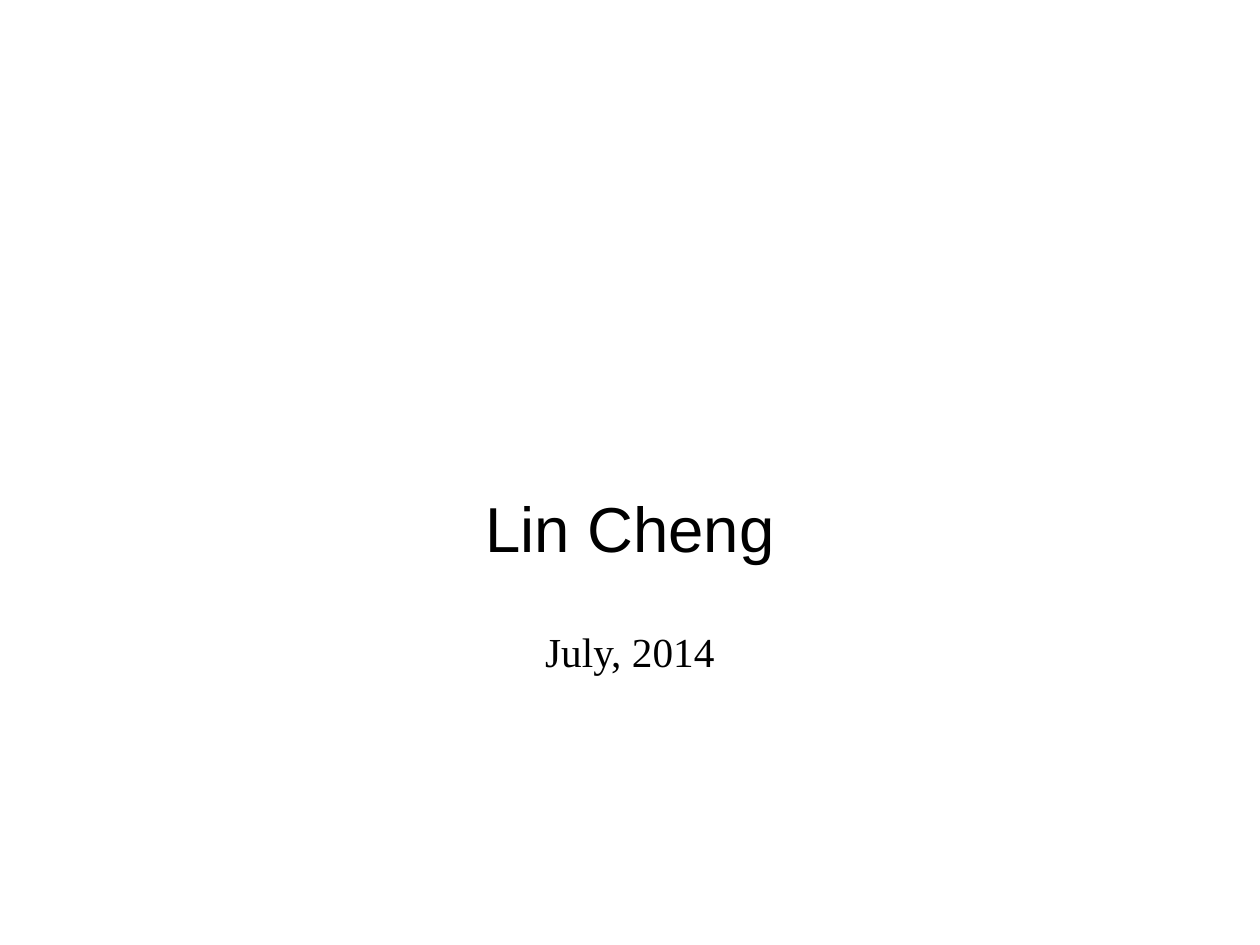
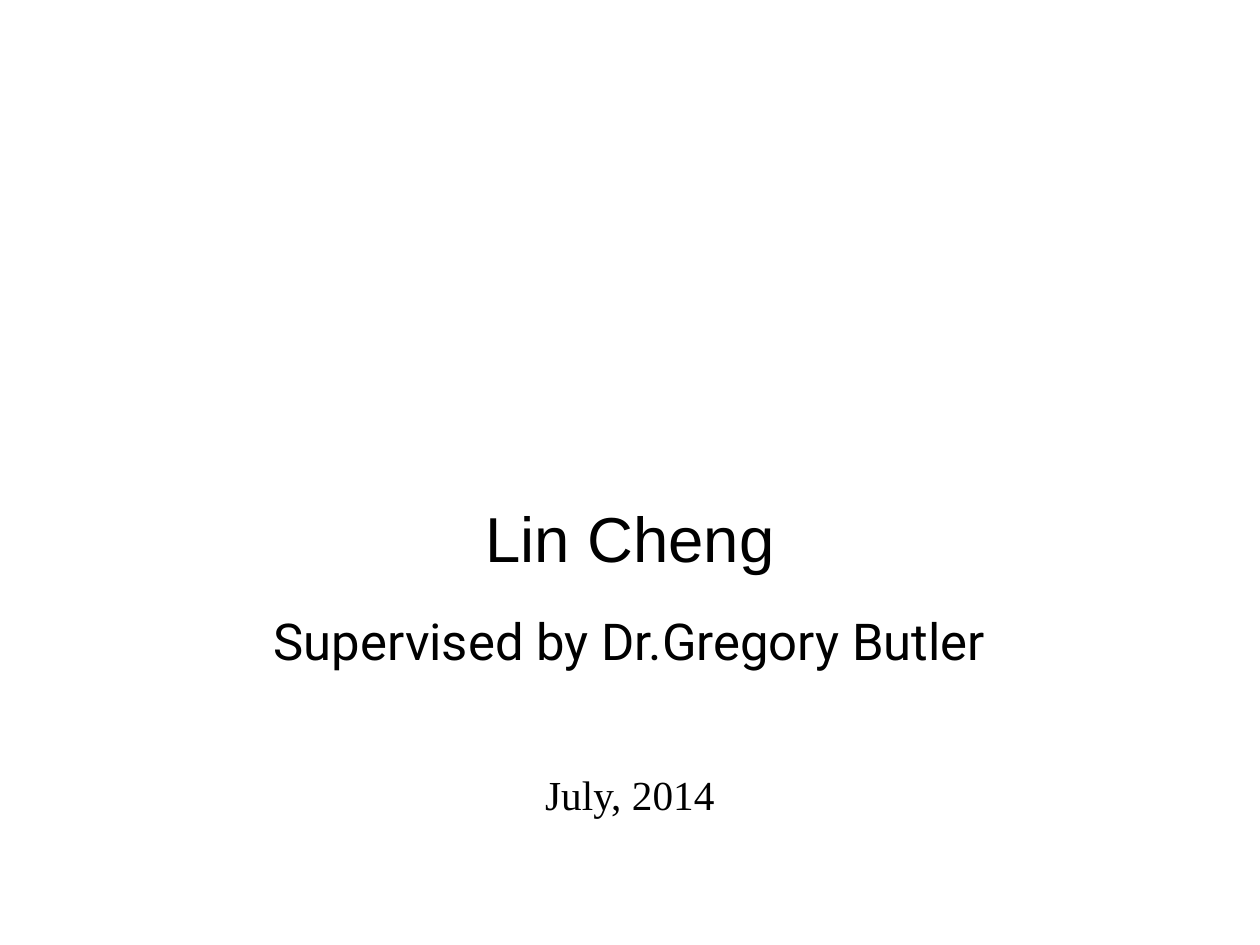
Before and after one commit to forestcheng/cudahmmsearch, a slide deck: slide 1 of thesis/thesisDefense.odp. Drawn at 1260x945 pixels with LibreOffice and Linux fonts; fonts in the diff are those of the drawing; background and template pictures are left out. Boxes give left, top, right and bottom in pixels: in the first picture for what was removed or moved away, otherwise in the second. Text is boxed around its words. In the diff, an @@ line names an element or a change of style, - is before the commit and + after.

```diff
--- a/thesis/thesisDefense.odp
+++ b/thesis/thesisDefense.odp
@@ subtitle "Lin Cheng": place and size @@
-subtitle "Lin Cheng" at box(485, 506, 775, 676)
+subtitle "Lin Cheng" at box(274, 516, 985, 819)
@@ subtitle at box(274, 622, 985, 671): paragraph added @@
+Supervised by Dr.Gregory Butler
```
Also in this commit, not shown: 6 other slides changed, 1 other file.
